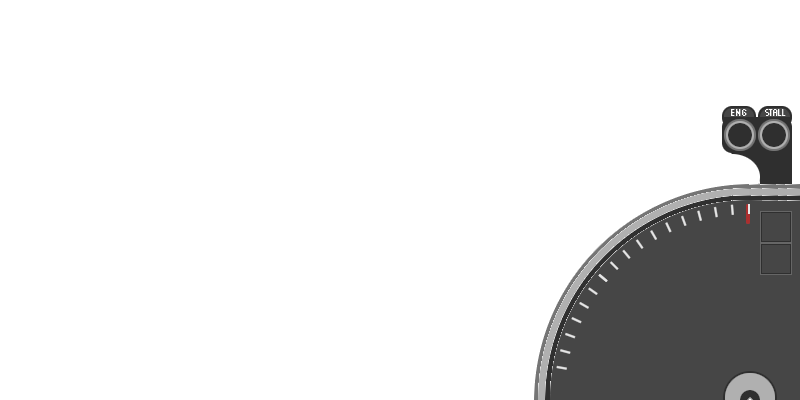
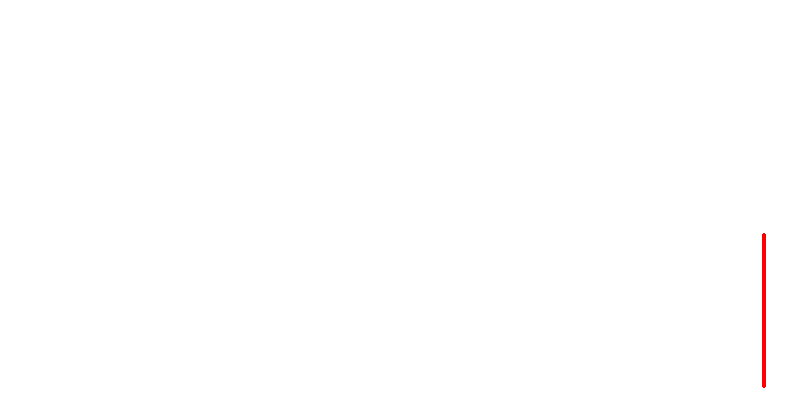
Comparing the layer stacks of the two w=800, h=400 images. Changes:
removed layer "Speedo" over (x1=534, y1=106, x2=800, y2=400)
added layer "Filling" above "backing" over (x1=762, y1=233, x2=766, y2=388)
